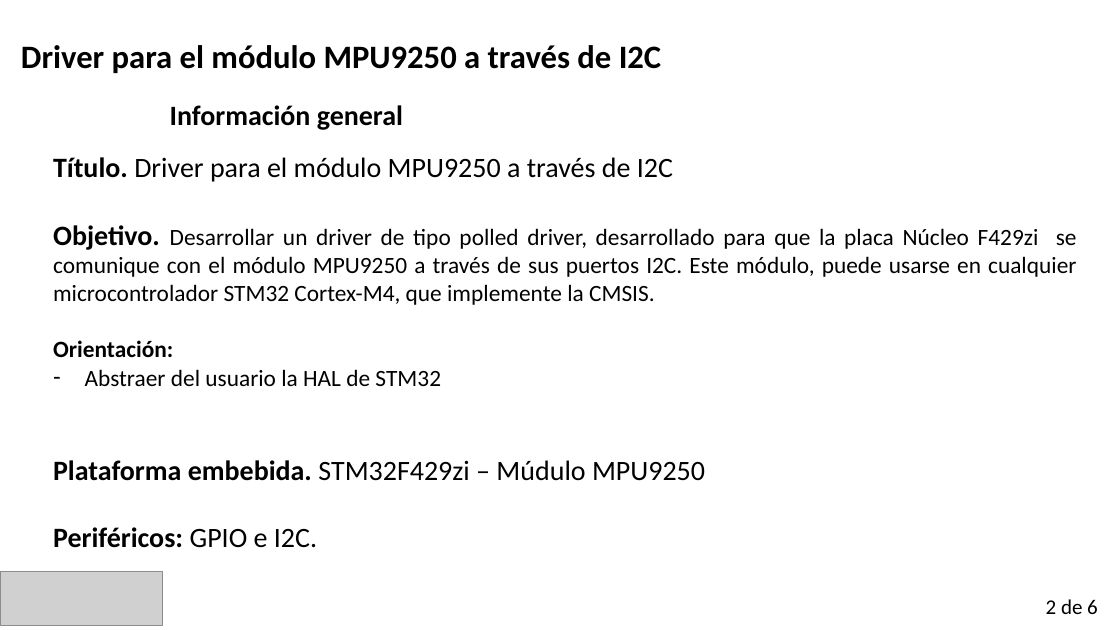
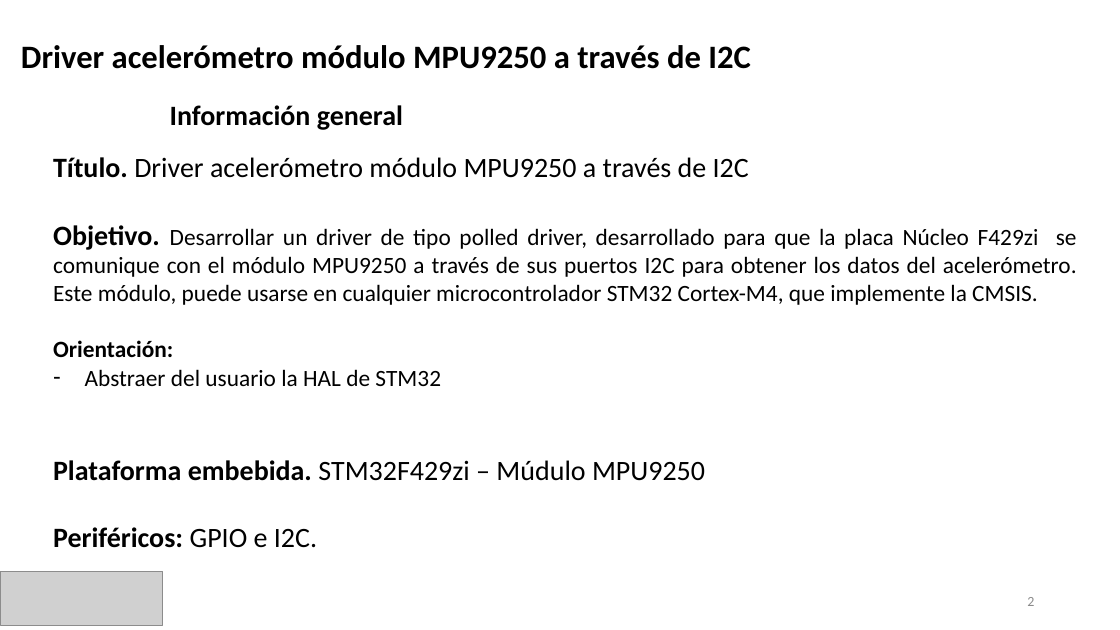
Before and after one commit to ldiazcharris/cese_PCSE, a slide deck: slide 2 of presentacion_TPF_luis_diaz.pptx. Drawn at 1120x630 pixels with LibreOffice and Linux fonts; fonts in the diff are those of the drawing; grey boxes stand for pictures. Boxes give left, top, right and bottom in pixels: in the first picture for what was removed or moved away, otherwise in the second. Text is boxed around its words. In the diff, an @@ line names an element or a change of style, - is before the commit and + after.

```diff
--- a/presentacion_TPF_luis_diaz.pptx
+++ b/presentacion_TPF_luis_diaz.pptx
@@ text at (21, 45, 751, 69): text changed @@
-Driver para el módulo MPU9250 a través de I2C
+Driver acelerómetro módulo MPU9250 a través de I2C
@@ text at (53, 157, 1077, 305): text changed @@
-Título. Driver para el módulo MPU9250 a través de I2C
-Objetivo. Desarrollar un driver de tipo polled driver, desarrollado para que la placa Núcleo F429zi se comunique con el módulo MPU9250 a través de sus puertos I2C. Este módulo, puede usarse en cualquier microcontrolador STM32 Cortex-M4, que implemente la CMSIS.
+Título. Driver acelerómetro módulo MPU9250 a través de I2C
+Objetivo. Desarrollar un driver de tipo polled driver, desarrollado para que la placa Núcleo F429zi se comunique con el módulo MPU9250 a través de sus puertos I2C para obtener los datos del acelerómetro. Este módulo, puede usarse en cualquier microcontrolador STM32 Cortex-M4, que implemente la CMSIS.
@@ page number added at (1027, 597, 1034, 606), 12 pt, text #8C8C8C @@
+2
@@ text removed at (1046, 599, 1098, 614) @@
-2 de 6
```
Also in this commit, not shown: 4 other slides changed, 1 slide added, 1 other file.
